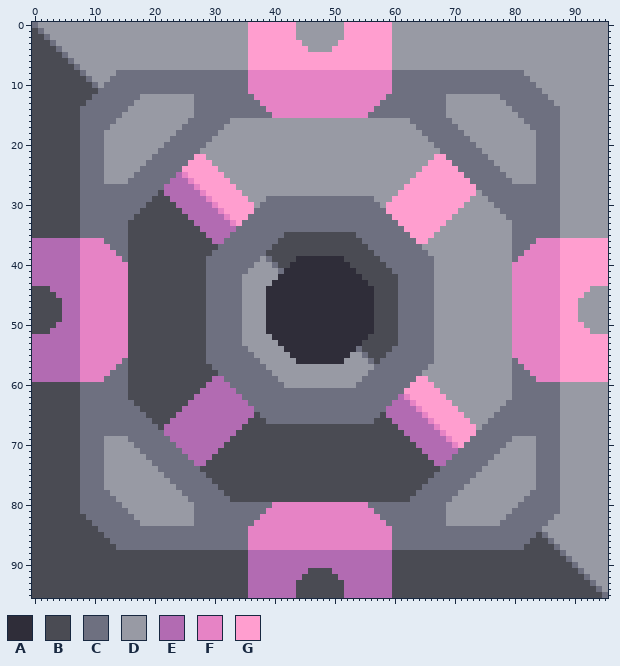
Two states of a sprite sheet, sprites-override/blocks/power/thorium-reactor.png. Above, as it was before the edit.
The file is 96x96 pixels.
Palette (. is transparent): A #2f2d39  B #4a4b53  C #6e7080  D #989aa4  E #b26bb2  F #e683c5  G #ff9ecf
After:
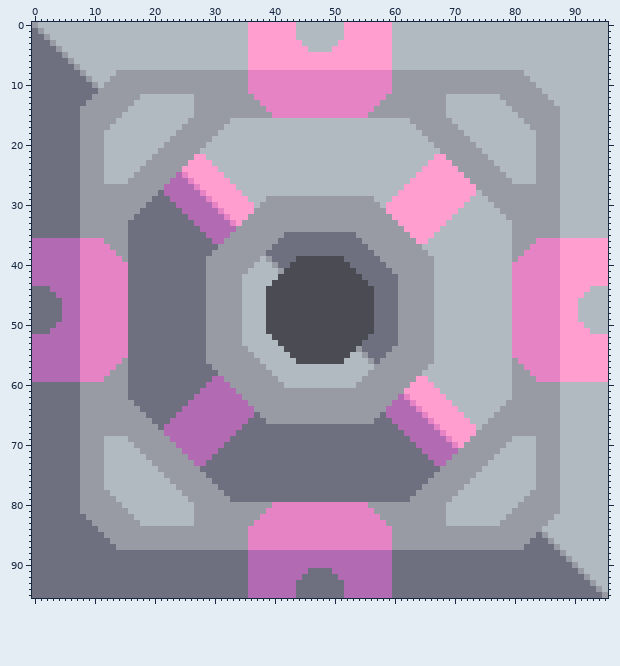
Changes in this commit:
colour A: #2f2d39 -> #4a4b53
colour B: #4a4b53 -> #6e7080
colour C: #6e7080 -> #989aa4
colour D: #989aa4 -> #b0bac0
